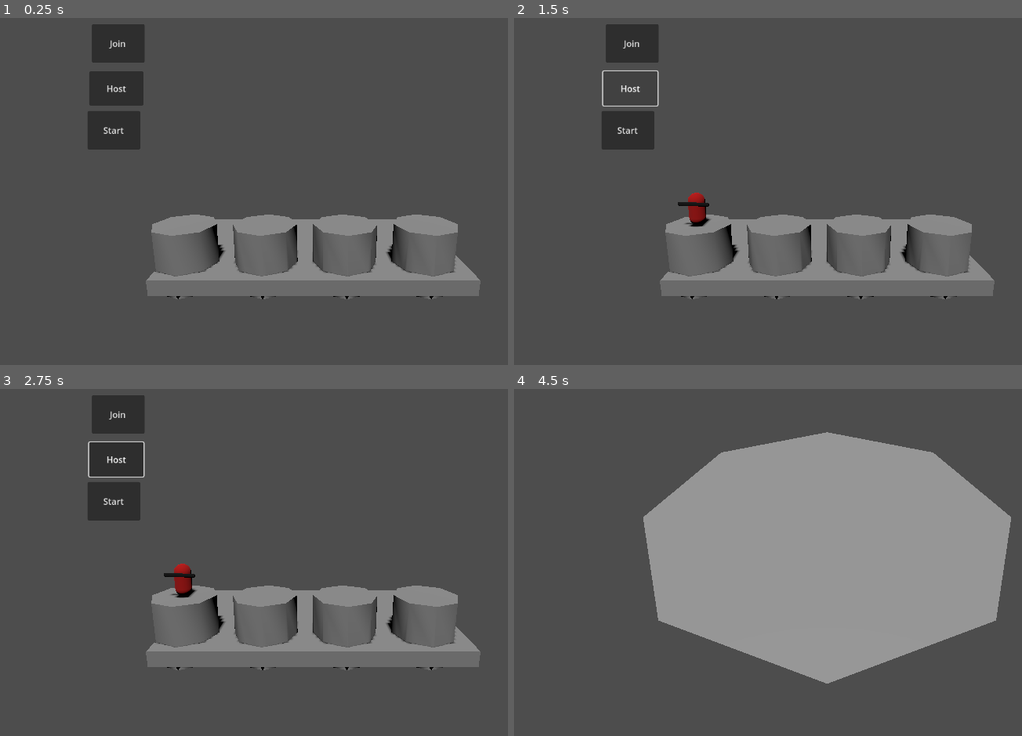
Above: before the commit, frames 1-4 (two rows, left to right).
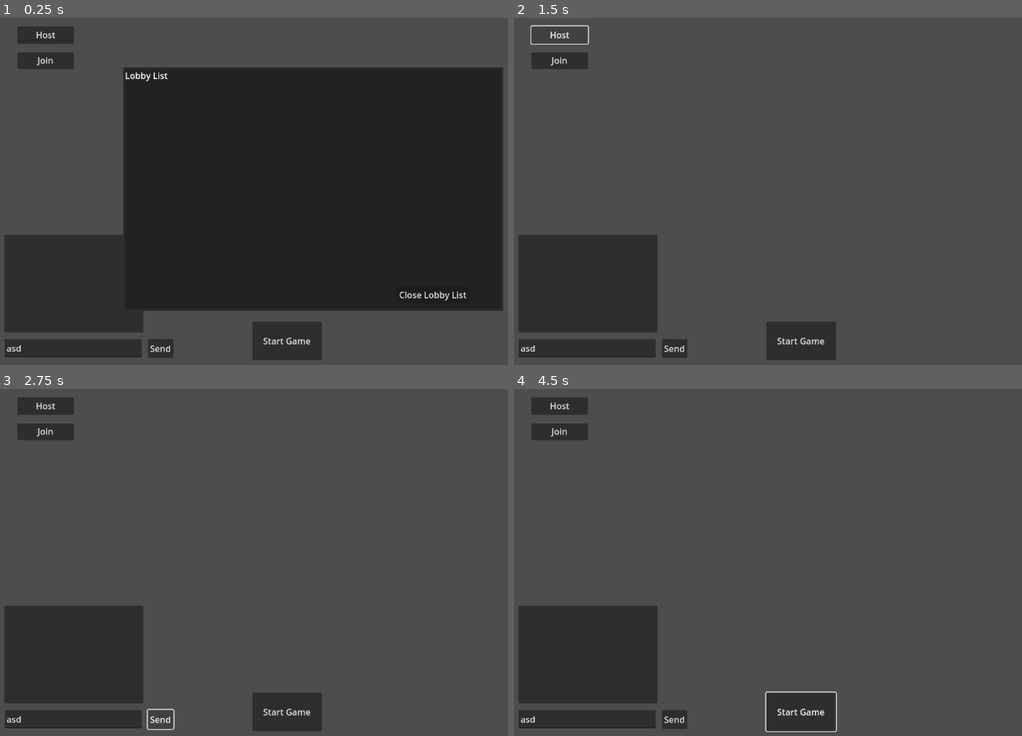
Above: after the commit, the same moments.

Repository: SABECK1/wk
Game: Godot game, scene res://src/Menu/MainMenu.tscn
Same seed, same stepped clock (60 frames per second), same inputs: the game is played once before the commit and once after it.
Inputs (mouse positions are in pixels of both pictures, inside the frame that each line leads up to):
- Up to frame 1 (0.25 s): no input
- Up to frame 2 (1.5 s): click "Join" at 0.5 s; click "Host" at 1.25 s
- Up to frame 3 (2.75 s): click (162, 718) at 2 s, where only the run after the commit has a clickable "Send"
- Up to frame 4 (4.5 s): click "Start" (after the commit: "Start Game") at 2.75 s; click (803, 711) at 3.5 s, where only the run after the commit has a clickable "Start Game"; tap Enter at 4.25 s; move the mouse to (966, 541) at 4.27 s; hold D (ui_right) from 4.28 s (still down); tap E (ability_e) at 4.35 s

The runs differ from the first frame. In frame 1, 65% of the frame differs, in the area x 0-100%, y 1-99%; in frame 2, 25%; in frame 3, 26%; in frame 4, 51%.
Error after the commit: Parse Error: Identifier "Steam" not declared in the current scope. (res://src/Global/Steam.gd:19)

Commit message:
Switching to Steam Multiplayer

Diff:
--- a/project.godot
+++ b/project.godot
@@ -19,6 +19,7 @@
 
 PlayerVariables="*res://src/Global/PlayerVariables.gd"
 LobbyPlayers="*res://src/Player/LobbyPlayers.gd"
+GlobalSteam="*res://src/Global/Steam.gd"
 
 [input]
 
--- /dev/null
+++ b/src/Global/Steam.gd
@@ -0,0 +1,34 @@
+extends Node
+# Steam Variables
+var APP_ID = "480"
+var OWNED = false
+var ONLINE = false
+var STEAM_ID = 0
+var STEAM_NAME = ""
+# Lobby Variables
+var DATA
+var LOBBY_ID = 0
+var LOBBY_MEMBER = []
+var LOBBY_INVITE_ARG = false
+#
+func _init():
+	OS.set_environment("SteamAppID", APP_ID)
+	OS.set_environment("SteamGameID", APP_ID)
+#
+func _ready():
+	var INIT = Steam.steamInit()
+	if INIT["status"] != 1:
+		print("Failed to initialise Steam" + str(INIT["verbal"]) + " Shutting down...")
+
+	ONLINE = Steam.loggedOn()
+	STEAM_ID = Steam.getSteamID()
+	STEAM_NAME = Steam.getPersonaName()
+	OWNED = Steam.isSubscribed()
+	#
+	if !OWNED:
+		print("User doesn't own this game")
+		get_tree().quit()
+
+		#
+func _process(delta):
+	Steam.run_callbacks()
--- a/src/Menu/MainMenu.gd
+++ b/src/Menu/MainMenu.gd
@@ -1,75 +1,175 @@
 extends Control
+enum lobby_status {Private, Friends, Public, Invisible}
+enum search_distance {Close, Default, Far, WorldWide}
 
-const SERVER_PORT = 8080
-const SERVER_IP = "127.0.0.1"
-var peer = ENetMultiplayerPeer.new()
+@onready var steamName = $SteamName
+@onready var lobbyOutput = $Chat/RichTextLabel
+@onready var lobbyList = $LobbyList/Panel/LobbyListScroll/LobbyListVBOX
+@onready var chatInput = $Send
+@onready var lobbypanel = $LobbyList
 
-@onready var MainMenu = self
-@export var dummy_player: PackedScene
-@export var _player_spawn_node: Node3D
+const PACKET_READ_LIMIT: int = 32
 
-var players_in_lobby # Stores information about the player and where they spawn in the lobby
-const max_player_count = 4 # Keeps track of players in the lobby
-@onready var spawn_platforms = get_node("/root/Game/MultiplayerLobby/Map/CSGBox3D").get_children()
-
-#@onready var cam = get_node("/root/Game/MultiplayerLobby/MainCam")
-@rpc("any_peer")
-func _prepare_spawns():
-	players_in_lobby = {}
-	var platform_index = 0
-	# Store platforms in the dict so players can be assigned when joining
-	if not players_in_lobby.is_empty():
-		return
-
-	for platform in spawn_platforms:
-		players_in_lobby[platform_index] = {"Platform" : platform, "Player" : null}
-		platform_index += 1
-
-func _on_host_pressed():
-	peer.create_server(SERVER_PORT)
-	multiplayer.multiplayer_peer = peer
-	multiplayer.peer_connected.connect(_add_player)
-	multiplayer.peer_disconnected.connect(_del_player)
-	_prepare_spawns()
-	call_deferred("_add_player", 1)
-
-func _add_player(id: int):
-	print("Player %s joined the game!" % id)
-	var player = dummy_player.instantiate()
-	player.name = str(id)
-	_add_player_to_lobby(player)
-	_position_player.rpc(player.name)
-
-@rpc("any_peer", "call_local")
-func _position_player(player_name):
-	var user = get_node("/root/Game/MultiplayerLobby/Map/Players/%s" % player_name)
-	for i in max_player_count:
-		if players_in_lobby[i]["Player"] != null:
-			continue
-		players_in_lobby[i]["Player"] = user
-		user.position = players_in_lobby[i]["Platform"].position + Vector3(0, 3, 5)
-		user.look_at(user.position + Vector3(-1, 0, 0), Vector3.UP)
-		return
+var lobby_data
+var lobby_id: int = 0
+var lobby_members: Array = []
+var lobby_members_max: int = 10
+var lobby_vote_kick: bool = false
+var steam_id: int = 0
+var steam_username: String = ""
 
 
-func _add_player_to_lobby(player : Node):
-	var _player_spawn_node = get_node("/root/Game/MultiplayerLobby/Map/Players")
-	_player_spawn_node.add_child(player)
+func _on_host_pressed() -> void:
+	# Make sure a lobby is not already set
+	if lobby_id == 0:
+		Steam.createLobby(Steam.LOBBY_TYPE_PUBLIC, lobby_members_max)
+
+func _on_lobby_created(connect: int, this_lobby_id: int) -> void:
+	if connect == 1:
+		# Set the lobby ID
+		lobby_id = this_lobby_id
+		print("Created a lobby: %s" % lobby_id)
+
+		# Set this lobby as joinable, just in case, though this should be done by default
+		Steam.setLobbyJoinable(lobby_id, true)
+
+		# Set some lobby data
+		Steam.setLobbyData(lobby_id, "name", "Gramps' Lobby")
+		Steam.setLobbyData(lobby_id, "mode", "GodotSteam test")
+
+		# Allow P2P connections to fallback to being relayed through Steam if needed
+		var set_relay: bool = Steam.allowP2PPacketRelay(true)
+		print("Allowing Steam to be relay backup: %s" % set_relay)
+
+func _on_join_pressed() -> void:
+	# Set distance to worldwide
+	Steam.addRequestLobbyListDistanceFilter(Steam.LOBBY_DISTANCE_FILTER_WORLDWIDE)
+	print("Requesting a lobby list")
+	Steam.requestLobbyList()
+
+func _on_lobby_match_list(these_lobbies: Array) -> void:
+	for this_lobby in these_lobbies:
+		# Pull lobby data from Steam, these are specific to our example
+		var lobby_name: String = Steam.getLobbyData(this_lobby, "name")
+		var lobby_mode: String = Steam.getLobbyData(this_lobby, "mode")
+
+		# Get the current number of members
+		var lobby_num_members: int = Steam.getNumLobbyMembers(this_lobby)
+
+		# Create a button for the lobby
+		var lobby_button: Button = Button.new()
+		lobby_button.set_text("Lobby %s: %s [%s] - %s Player(s)" % [this_lobby, lobby_name, lobby_mode, lobby_num_members])
+		lobby_button.set_size(Vector2(800, 50))
+		lobby_button.set_name("lobby_%s" % this_lobby)
+		#lobby_button.connect("pressed", Callable(self, "join_lobby").bind(this_lobby))
+
+		# Add the new lobby to the list
+		lobbyList.add_child(lobby_button)
+		lobbypanel.popup()
+
+func _ready():
+	#Steam.join_requested.connect(_on_lobby_join_requested)
+	#Steam.lobby_chat_update.connect(_on_lobby_chat_update)
+	Steam.lobby_created.connect(_on_lobby_created)
+	#Steam.lobby_data_update.connect(_on_lobby_data_update)
+	#Steam.lobby_invite.connect(_on_lobby_invite)
+	#Steam.lobby_joined.connect(_on_lobby_joined)
+	Steam.lobby_match_list.connect(_on_lobby_match_list)
+	#Steam.lobby_message.connect(_on_lobby_message)
+	#Steam.persona_state_change.connect(_on_persona_change)
+
+	# Check for command line arguments
+	check_command_line()
 
 
-func _del_player(id: int):
-	print("Player %s left the game!" % id)
-	#if not _player_spawn_node.get_node(str(id)):
+func check_command_line():
+	var these_arguments: Array = OS.get_cmdline_args()
+
+	# There are arguments to process
+	if these_arguments.size() > 0:
+
+		# A Steam connection argument exists
+		if these_arguments[0] == "+connect_lobby":
+
+			# Lobby invite exists so try to connect to it
+			if int(these_arguments[1]) > 0:
+
+				# At this point, you'll probably want to change scenes
+				# Something like a loading into lobby screen
+				print("Command line lobby ID: %s" % these_arguments[1])
+				#join_lobby(int(these_arguments[1]))
+
+#const SERVER_PORT = 8080
+#const SERVER_IP = "127.0.0.1"
+#var peer = ENetMultiplayerPeer.new()
+#
+#@onready var MainMenu = self
+#@export var dummy_player: PackedScene
+#@export var _player_spawn_node: Node3D
+#
+#var players_in_lobby # Stores information about the player and where they spawn in the lobby
+#const max_player_count = 4 # Keeps track of players in the lobby
+#@onready var spawn_platforms = get_node("/root/Game/MultiplayerLobby/Map/CSGBox3D").get_children()
+#
+##@onready var cam = get_node("/root/Game/MultiplayerLobby/MainCam")
+#@rpc("any_peer")
+#func _prepare_spawns():
+	#players_in_lobby = {}
+	#var platform_index = 0
+	## Store platforms in the dict so players can be assigned when joining
+	#if not players_in_lobby.is_empty():
 		#return
-	#_player_spawn_node.get_node(str(id)).queue_free()
-
-
-func _on_join_pressed():
-	peer.create_client(SERVER_IP, SERVER_PORT)
-	multiplayer.multiplayer_peer = peer
-
-
-
-func _on_start_pressed():
-
-	get_tree().change_scene_to_file("res://src/Scenes/Maps/MainMap.tscn")
+	#
+	#for platform in spawn_platforms:
+		#players_in_lobby[platform_index] = {"Platform" : platform, "Player" : null}
+		#platform_index += 1
+#
+#func _on_host_pressed():
+	#peer.create_server(SERVER_PORT)
+	#multiplayer.multiplayer_peer = peer
+	#multiplayer.peer_connected.connect(_add_player)
+	#multiplayer.peer_disconnected.connect(_del_player)
+	#_prepare_spawns()
+	#call_deferred("_add_player", 1)
+	#
+#func _add_player(id: int):
+	#print("Player %s joined the game!" % id)
+	#var player = dummy_player.instantiate()
+	#player.name = str(id)
+	#_add_player_to_lobby(player)
+	#_position_player.rpc(player.name)
+#
+#@rpc("any_peer", "call_local")
+#func _position_player(player_name):
+	#var user = get_node("/root/Game/MultiplayerLobby/Map/Players/%s" % player_name)
+	#for i in max_player_count:
+		#if players_in_lobby[i]["Player"] != null:
+			#continue
+		#players_in_lobby[i]["Player"] = user
+		#user.position = players_in_lobby[i]["Platform"].position + Vector3(0, 3, 5)
+		#user.look_at(user.position + Vector3(-1, 0, 0), Vector3.UP)
+		#return
+	#
+	#
+#func _add_player_to_lobby(player : Node):
+	#var _player_spawn_node = get_node("/root/Game/MultiplayerLobby/Map/Players")
+	#_player_spawn_node.add_child(player)
+	#
+	#
+#func _del_player(id: int):
+	#print("Player %s left the game!" % id)
+	##if not _player_spawn_node.get_node(str(id)):
+		##return
+	##_player_spawn_node.get_node(str(id)).queue_free()
+#
+#
+#func _on_join_pressed():
+	#peer.create_client(SERVER_IP, SERVER_PORT)
+	#multiplayer.multiplayer_peer = peer
+	#
+#
+#
+#func _on_start_pressed():
+	#
+	#get_tree().change_scene_to_file("res://src/Scenes/Maps/MainMap.tscn")
+	#
--- a/src/Menu/MainMenu.tscn
+++ b/src/Menu/MainMenu.tscn
@@ -1,23 +1,18 @@
-[gd_scene load_steps=3 format=3 uid="uid://blxonpuumhciy"]
+[gd_scene load_steps=2 format=3 uid="uid://blxonpuumhciy"]
 
 [ext_resource type="Script" path="res://src/Menu/MainMenu.gd" id="1_4epyi"]
-[ext_resource type="PackedScene" uid="uid://bahg8piforqi1" path="res://src/Scenes/PlayerScenes/PlayerScene.tscn" id="2_lq7fa"]
 
 [node name="Game" type="Node3D"]
 
 [node name="MainMenu" type="Control" parent="."]
 layout_mode = 3
-anchors_preset = 15
-anchor_right = 1.0
-anchor_bottom = 1.0
-offset_left = 105.0
-offset_top = -101.0
-offset_right = 105.0
-offset_bottom = -101.0
+anchor_right = 1.083
+anchor_bottom = 0.84
+offset_right = 9.38391
+offset_bottom = 2.67999
 grow_horizontal = 2
 grow_vertical = 2
 script = ExtResource("1_4epyi")
-dummy_player = ExtResource("2_lq7fa")
 
 [node name="Join" type="Button" parent="MainMenu"]
 layout_mode = 1
@@ -26,18 +21,18 @@
 anchor_top = 0.038
 anchor_right = 0.03
 anchor_bottom = 0.038
-offset_left = 29.44
-offset_top = 96.376
-offset_right = 126.44
-offset_bottom = 167.376
+offset_left = -5.71
+offset_top = 51.214
+offset_right = 98.29
+offset_bottom = 82.214
 text = "Join"
 
 [node name="Host" type="Button" parent="MainMenu"]
 layout_mode = 0
-offset_left = 59.0
-offset_top = 208.0
-offset_right = 159.0
-offset_bottom = 271.0
+offset_left = 32.0
+offset_top = 24.0
+offset_right = 136.0
+offset_bottom = 56.0
 text = "Host"
 
 [node name="PlayerSpawner" type="MultiplayerSpawner" parent="MainMenu"]
@@ -51,13 +46,97 @@
 anchor_top = 0.038
 anchor_right = 0.03
 anchor_bottom = 0.038
-offset_left = 21.44
-offset_top = 256.376
-offset_right = 118.44
-offset_bottom = 327.376
-text = "Start"
+offset_left = 426.29
+offset_top = 547.214
+offset_right = 554.29
+offset_bottom = 618.214
+text = "Start Game"
+
+[node name="SteamName" type="Label" parent="MainMenu"]
+layout_mode = 1
+anchors_preset = -1
+anchor_left = 0.138
+anchor_top = 0.193
+anchor_right = 0.138
+anchor_bottom = 0.193
+offset_left = -21.466
+offset_top = -81.571
+offset_right = 106.534
+offset_bottom = -50.571
+
+[node name="LobbyList" type="PopupPanel" parent="MainMenu"]
+mode = 1
+initial_position = 2
+size = Vector2i(700, 450)
+visible = true
+
+[node name="Panel" type="Panel" parent="MainMenu/LobbyList"]
+anchors_preset = 15
+anchor_right = 1.0
+anchor_bottom = 1.0
+offset_left = 4.0
+offset_top = 4.0
+offset_right = -4.0
+offset_bottom = -4.0
+grow_horizontal = 2
+grow_vertical = 2
+
+[node name="LobbyListLabel" type="Label" parent="MainMenu/LobbyList/Panel"]
+layout_mode = 0
+offset_right = 592.0
+offset_bottom = 292.0
+text = "Lobby List"
+
+[node name="CloseLobbyList" type="Button" parent="MainMenu/LobbyList/Panel"]
+layout_mode = 0
+offset_left = 500.0
+offset_top = 400.0
+offset_right = 632.0
+offset_bottom = 431.0
+text = "Close Lobby List"
+
+[node name="LobbyListScroll" type="ScrollContainer" parent="MainMenu/LobbyList/Panel"]
+layout_mode = 0
+offset_top = 20.0
+offset_right = 570.0
+offset_bottom = 310.0
+
+[node name="LobbyListVBOX" type="VBoxContainer" parent="MainMenu/LobbyList/Panel/LobbyListScroll"]
+layout_mode = 2
+size_flags_horizontal = 6
+size_flags_vertical = 6
+alignment = 1
+
+[node name="Chat" type="Panel" parent="MainMenu"]
+layout_mode = 0
+offset_left = 8.0
+offset_top = 408.0
+offset_right = 264.0
+offset_bottom = 588.0
+
+[node name="RichTextLabel" type="RichTextLabel" parent="MainMenu/Chat"]
+layout_mode = 0
+offset_right = 40.0
+offset_bottom = 40.0
+
+[node name="Send" type="Button" parent="MainMenu"]
+layout_mode = 0
+offset_left = 272.0
+offset_top = 600.0
+offset_right = 319.0
+offset_bottom = 635.0
+text = "Send"
+
+[node name="TextEdit" type="TextEdit" parent="MainMenu/Send"]
+layout_mode = 0
+offset_left = -264.0
+offset_right = -14.0
+offset_bottom = 35.0
+scale = Vector2(1.01007, 0.970458)
+text = "asd"
 
 [node name="MultiplayerLobby" type="Node3D" parent="."]
+visible = false
 
 [node name="Map" type="Node3D" parent="MultiplayerLobby"]
 
Not shown, added: addons/godotsteam/godotsteam.gdextension
Not shown, added: addons/godotsteam/linux32/libgodotsteam.linux.template_debug.x86_32.so
Not shown, added: addons/godotsteam/linux32/libgodotsteam.linux.template_release.x86_32.so
Not shown, added: addons/godotsteam/linux32/libsteam_api.so
Not shown, added: addons/godotsteam/linux64/libgodotsteam.linux.template_debug.x86_64.so
Not shown, added: addons/godotsteam/linux64/libgodotsteam.linux.template_release.x86_64.so
Not shown, added: addons/godotsteam/linux64/libsteam_api.so
Not shown, added: addons/godotsteam/osx/libgodotsteam.macos.template_debug.framework/Resources/Info.plist
Not shown, added: addons/godotsteam/osx/libgodotsteam.macos.template_debug.framework/libgodotsteam.macos.template_debug
Not shown, added: addons/godotsteam/osx/libgodotsteam.macos.template_debug.framework/libsteam_api.dylib
Not shown, added: addons/godotsteam/osx/libgodotsteam.macos.template_release.framework/Resources/Info.plist
Not shown, added: addons/godotsteam/osx/libgodotsteam.macos.template_release.framework/libgodotsteam.macos.template_release
(and 9 more such lines)
